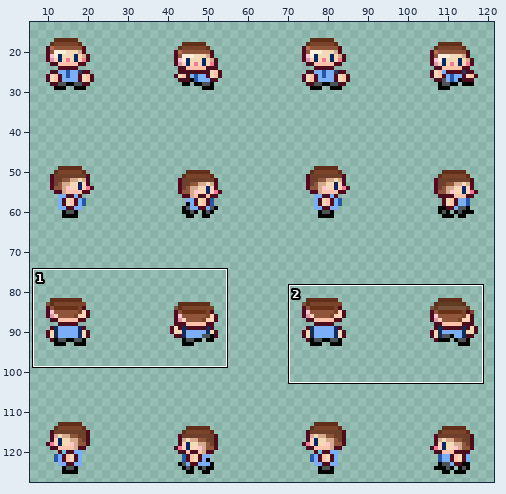
Sprite sheet, stored at images/characters/people/officeguy.png. Above, an overview of the earlier version with the close-up marked.
Close-up. Before:
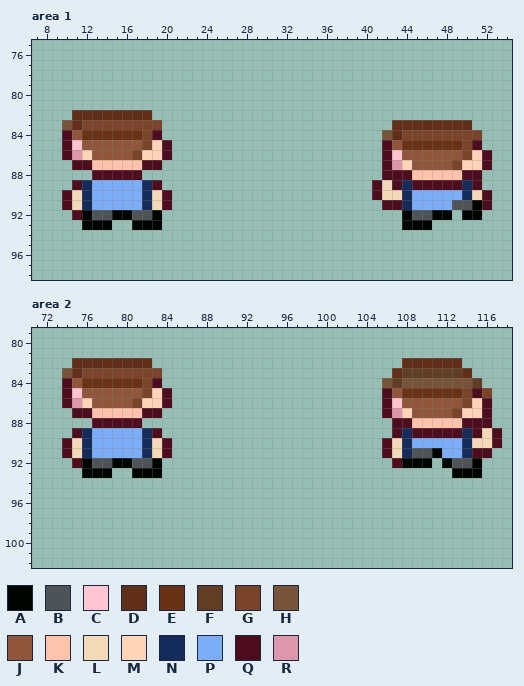
The file is 128x128 pixels. Pixels under 10% opacity are left out. Colours within 5 levels of each other are drawn and written as one. Shown: area 1: x 7..54, y 75..98; area 2: x 71..118, y 79..102. The wide view leaves out empty margins.
Palette (. is transparent): A #000400  B #4d5357  C #ffc6d2  D #612f19  E #693116  F #613d24  G #7a442b  H #765339  J #8f563b  K #ffc2aa  L #f3d9b8  M #ffd4b8  N #152b59  P #7cadf7  Q #4e0d1f  R #de96aa
Pixels before, area 1, first column x 10:
82 .DDDDDDDD..................................
83 HDGGGGGGGG.......................DDDDDDDD..
84 QJEEEEEEGQ......................HDGGGGGGGG.
85 QCJJJJJJGMQ.....................QJEEEEEEGQ.
86 QRMJJJJGMMQ.....................QCJJJJJJGMQ
87 .QQKKKKKQQ......................QRMJJJJGMMQ
88 ...QQQQQ........................QQQKKKKKQQ.
89 .QNPPPPPNQ.....................QLQNQQQQQNQ.
90 QLNPPPPPNLQ....................QLLNPPPPPNLQ
91 QLNPPPPPNLQ.....................QQNPPPPBBAQ
92 .QABBAABBA........................ABBAA.AA.
93 ..AAA..AAA........................AAA......
Pixels before, area 2, first column x 74:
82 .DDDDDDDD.........................DDDDDD....
83 HDGGGGGGGG.......................DFFFFFFD...
84 QJEEEEEEGQ......................HFHHHHHHHF..
85 QCJJJJJJGMQ.....................QJEEEEEEGQG.
86 QRMJJJJGMMQ.....................QCJJJJJJGMQ.
87 .QQKKKKKQQ......................QRMJJJJGMMQ.
88 ...QQQQQ.........................QQKKKKKQQQ.
89 .QNPPPPPNQ.......................QNQQQQQNQLQ
90 QLNPPPPPNLQ.....................QLNPPPPPNLLQ
91 QLNPPPPPNLQ.....................QLNBBAPPNQQ.
92 .QABBAABBA.......................QAAA.ABBA..
93 ..AAA..AAA.............................AAA..
New version:
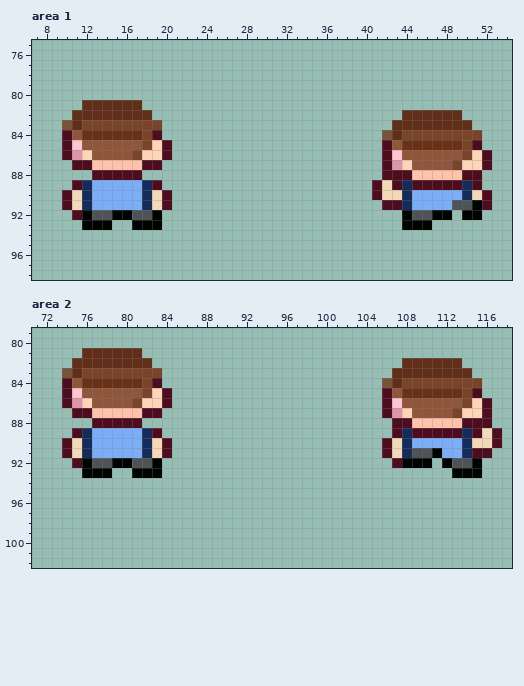
Commit message: Updated office guy
Diff:
Changed rows in their new state; - is an unchanged pixel.
Area 1:
first column x 12:
81 DDDDDD--------------------------------
82 --------------------------------DDDDDD
Area 2:
first column x 76:
 81 DDDDDD-----------------------------------
 83 --------------------------------DDDDDD---
 84 -------------------------------DGGGGGGGG-
 85 ----------------------------------------.
